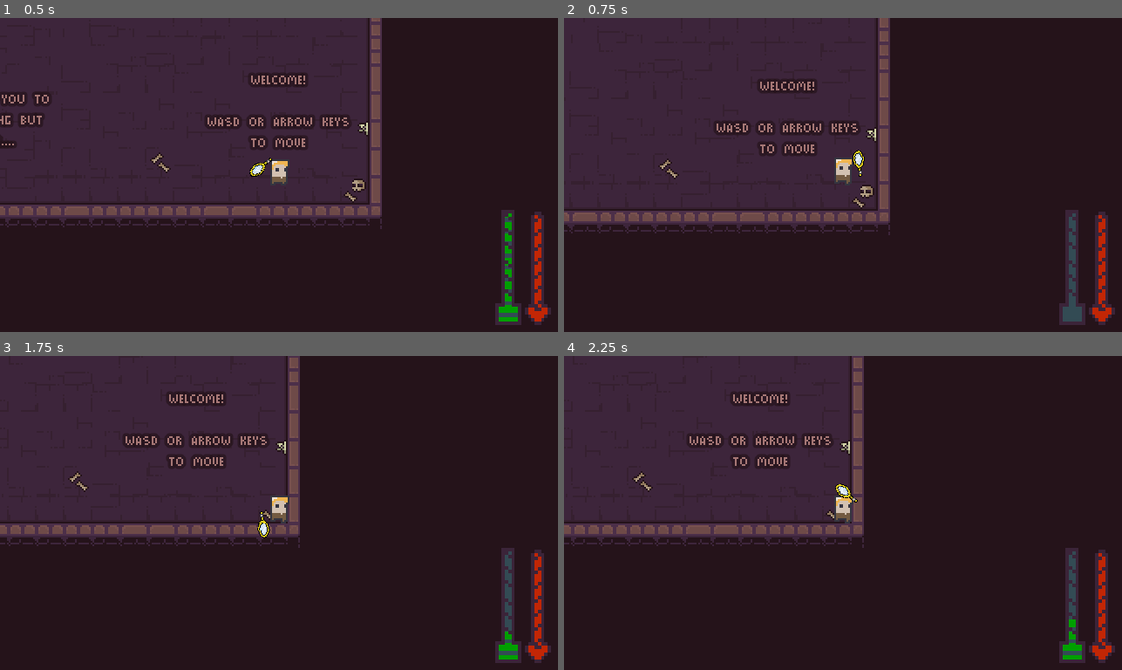
Above: before the commit, frames 1-4 (two rows, left to right).
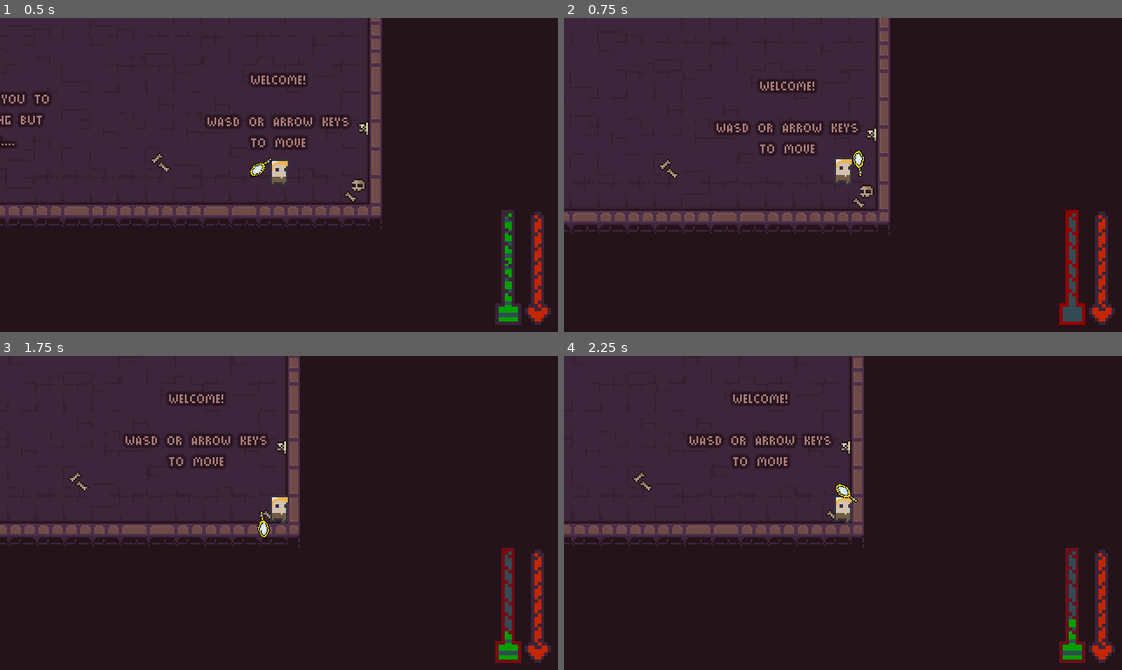
Above: after the commit, the same moments.

Repository: Z3BINI/mirror-attack
Game: Godot game, scene res://scenes/levels/level_1.tscn
Same seed, same stepped clock (60 frames per second), same inputs: the game is played once before the commit and once after it. The project has no main scene, so this scene is started directly.
Inputs (mouse positions are in pixels of both pictures, inside the frame that each line leads up to):
- Up to frame 1 (0.5 s): no input
- Up to frame 2 (0.75 s): tap Enter at 0.5 s; move the mouse to (965, 159) at 0.52 s; hold D (move_right) from 0.53 s (still down); tap F (dash) at 0.6 s
- Up to frame 3 (1.75 s): move the mouse to (167, 528) at 1.27 s; release D (move_right) at 1.28 s; hold S (move_down) from 1.28 s (still down); tap E (interact) at 1.35 s
- Up to frame 4 (2.25 s): move the mouse to (898, 443) at 2.02 s; release S (move_down) at 2.03 s; hold D (move_right) from 2.03 s (still down); hold Shift (sprint) from 2.03 s (still down)

Frame 1 is identical in both runs. In frame 2, 0.6% of the frame differs, in the area x 88-94%, y 61-98%; in frame 3, 0.6%; in frame 4, 0.6%.

Commit message:
Animated ui elements

Diff:
--- a/scenes/UI/life_bar.tscn
+++ b/scenes/UI/life_bar.tscn
@@ -6,6 +6,7 @@
 [node name="LifeBar" type="TextureProgressBar"]
 offset_right = 15.0
 offset_bottom = 65.0
+pivot_offset = Vector2(7, 36)
 value = 10.0
 fill_mode = 3
 nine_patch_stretch = true
--- a/scenes/UI/ui.tscn
+++ b/scenes/UI/ui.tscn
@@ -1,10 +1,86 @@
-[gd_scene load_steps=4 format=3 uid="uid://bxel633n2yjm5"]
+[gd_scene load_steps=10 format=3 uid="uid://bxel633n2yjm5"]
 
 [ext_resource type="Script" path="res://scripts/UI/ui.gd" id="1_hok00"]
 [ext_resource type="PackedScene" uid="uid://egc218mmnhsg" path="res://scenes/UI/life_bar.tscn" id="1_t3x4a"]
 [ext_resource type="PackedScene" uid="uid://hef5o8qxah30" path="res://scenes/UI/nrg_bar.tscn" id="3_l6wce"]
 
-[node name="UI" type="CanvasLayer"]
+[sub_resource type="Animation" id="Animation_uyii3"]
+length = 0.001
+tracks/0/type = "value"
+tracks/0/imported = false
+tracks/0/enabled = true
+tracks/0/path = NodePath("NrgBar:tint_over")
+tracks/0/interp = 1
+tracks/0/loop_wrap = true
+tracks/0/keys = {
+"times": PackedFloat32Array(0),
+"transitions": PackedFloat32Array(1),
+"update": 0,
+"values": [Color(0.231373, 0.141176, 0.223529, 1)]
+}
+
+[sub_resource type="Animation" id="Animation_3d8ye"]
+resource_name = "took_dmg"
+length = 0.166671
+step = 0.0416667
+tracks/0/type = "value"
+tracks/0/imported = false
+tracks/0/enabled = true
+tracks/0/path = NodePath("LifeBar:rotation")
+tracks/0/interp = 1
+tracks/0/loop_wrap = true
+tracks/0/keys = {
+"times": PackedFloat32Array(0, 0.0416667, 0.0833333, 0.125, 0.166667),
+"transitions": PackedFloat32Array(1, 1, 1, 1, 1),
+"update": 0,
+"values": [0.0, -0.0698132, 0.0, 0.0698132, 0.0]
+}
+
+[sub_resource type="AnimationLibrary" id="AnimationLibrary_dp46k"]
+_data = {
+"RESET": SubResource("Animation_uyii3"),
+"took_dmg": SubResource("Animation_3d8ye")
+}
+
+[sub_resource type="Animation" id="Animation_i5ero"]
+resource_name = "stamina_reset"
+length = 0.40001
+loop_mode = 1
+tracks/0/type = "value"
+tracks/0/imported = false
+tracks/0/enabled = true
+tracks/0/path = NodePath("NrgBar:tint_over")
+tracks/0/interp = 1
+tracks/0/loop_wrap = true
+tracks/0/keys = {
+"times": PackedFloat32Array(0, 0.1, 0.2, 0.3, 0.4),
+"transitions": PackedFloat32Array(1, 1, 1, 1, 1),
+"update": 0,
+"values": [Color(0.231373, 0.141176, 0.223529, 1), Color(0.564706, 0, 0, 1), Color(0.231373, 0.141176, 0.223529, 1), Color(0.564706, 0, 0, 1), Color(0.231373, 0.141176, 0.223529, 1)]
+}
+
+[sub_resource type="Animation" id="Animation_nolgd"]
+length = 0.001
+tracks/0/type = "value"
+tracks/0/imported = false
+tracks/0/enabled = true
+tracks/0/path = NodePath("NrgBar:tint_over")
+tracks/0/interp = 1
+tracks/0/loop_wrap = true
+tracks/0/keys = {
+"times": PackedFloat32Array(0),
+"transitions": PackedFloat32Array(1),
+"update": 0,
+"values": [Color(0.231373, 0.141176, 0.223529, 1)]
+}
+
+[sub_resource type="AnimationLibrary" id="AnimationLibrary_gku4f"]
+_data = {
+"RESET": SubResource("Animation_nolgd"),
+"stamina_reset": SubResource("Animation_i5ero")
+}
+
+[node name="UI" type="CanvasLayer" groups=["ui"]]
 script = ExtResource("1_hok00")
 
 [node name="LifeBar" parent="." instance=ExtResource("1_t3x4a")]
@@ -34,3 +110,13 @@
 offset_bottom = -4.0
 grow_horizontal = 0
 grow_vertical = 0
+
+[node name="HpAnimations" type="AnimationPlayer" parent="."]
+libraries = {
+"": SubResource("AnimationLibrary_dp46k")
+}
+
+[node name="NrgAnimations" type="AnimationPlayer" parent="."]
+libraries = {
+"": SubResource("AnimationLibrary_gku4f")
+}
--- a/scenes/levels/level_2.tscn
+++ b/scenes/levels/level_2.tscn
@@ -30,8 +30,9 @@
 layer_0/tile_data = PackedInt32Array(10, 458752, 5, -65526, 458752, 4, -16, 262144, 6, 65520, 327680, 805306374, -13107 …(212 unchanged characters)…
 layer_1/tile_data = PackedInt32Array(393206, 196608, 4, 393207, 131072, 4, 393208, 65536, 4, 393209, 262144, 4, 393210, …(47642 unchanged characters)…
 
-[node name="Player" parent="." instance=ExtResource("2_kl4iw")]
+[node name="Player" parent="." node_paths=PackedStringArray("UI") instance=ExtResource("2_kl4iw")]
 position = Vector2(-249, 2)
+UI = NodePath("../UI")
 
 [node name="DoorCheck" parent="." instance=ExtResource("3_fgfkb")]
 position = Vector2(206, 0)
--- a/scenes/levels/level_5.tscn
+++ b/scenes/levels/level_5.tscn
@@ -6,6 +6,7 @@
 [ext_resource type="PackedScene" uid="uid://pyqf43y8il2l" path="res://scenes/tile_maps/dungeon_tile_map.tscn" id="3_t62ym"]
 [ext_resource type="PackedScene" uid="uid://bl4wfwlb1kwnb" path="res://scenes/player/player.tscn" id="4_lkstx"]
 [ext_resource type="PackedScene" uid="uid://bg0bfcampdd1v" path="res://scenes/components/door_check.tscn" id="5_2seaj"]
+[ext_resource type="PackedScene" uid="uid://bxel633n2yjm5" path="res://scenes/UI/ui.tscn" id="7_jbuq7"]
 
 [sub_resource type="RectangleShape2D" id="RectangleShape2D_sp4tk"]
 size = Vector2(20, 30)
@@ -43,3 +44,5 @@
 shape = SubResource("RectangleShape2D_sp4tk")
 
 [node name="Tutorial" type="Node" parent="."]
+
+[node name="UI" parent="." instance=ExtResource("7_jbuq7")]
--- a/scenes/levels/level_7.tscn
+++ b/scenes/levels/level_7.tscn
@@ -8,6 +8,7 @@
 [ext_resource type="PackedScene" uid="uid://dryr8o4sbpub4" path="res://scenes/enemies/enemy_2.tscn" id="3_rht4i"]
 [ext_resource type="PackedScene" uid="uid://eor44nhytt4i" path="res://scenes/enemies/enemy_3.tscn" id="4_5xdrv"]
 [ext_resource type="PackedScene" uid="uid://bg0bfcampdd1v" path="res://scenes/components/door_check.tscn" id="4_brpgg"]
+[ext_resource type="PackedScene" uid="uid://bxel633n2yjm5" path="res://scenes/UI/ui.tscn" id="9_1rv21"]
 
 [sub_resource type="RectangleShape2D" id="RectangleShape2D_sp4tk"]
 size = Vector2(25, 29)
@@ -57,3 +58,5 @@
 shape = SubResource("RectangleShape2D_sp4tk")
 
 [node name="Tutorial" type="Node" parent="."]
+
+[node name="UI" parent="." instance=ExtResource("9_1rv21")]
--- a/scripts/UI/ui.gd
+++ b/scripts/UI/ui.gd
@@ -1,12 +1,17 @@
 extends CanvasLayer
 
-
-# Called when the node enters the scene tree for the first time.
-func _ready():
-	pass # Replace with function body.
-
+@onready var hp_animations : AnimationPlayer = $HpAnimations
+@onready var nrg_animations : AnimationPlayer = $NrgAnimations
 
 # Called every frame. 'delta' is the elapsed time since the previous frame.
 func _process(delta):
 	$LifeBar.value = PlayerStats.hp * 100 / PlayerStats.MAX_HP
 	$NrgBar.value = PlayerStats.stamina * 100 / PlayerStats.MAX_STAMINA
+
+
+func took_dmg():
+	hp_animations.play("took_dmg")
+
+func stamina_exhausted(status):
+	if !status: nrg_animations.stop()
+	else: nrg_animations.play("stamina_reset")
--- a/scripts/player/player.gd
+++ b/scripts/player/player.gd
@@ -8,6 +8,7 @@
 @export var DASH_COST : int = 2
 @export var MAX_STAMINA : float = 4
 @export var HP : float = 10
+@export var UI : CanvasLayer
 
 var current_speed : float
 var current_stamina : float
@@ -18,6 +19,7 @@
 var dead : bool = false
 
 func _ready():
+	UI = get_tree().get_first_node_in_group("ui")
 	animation_player = $AnimationPlayer
 	current_speed = MAX_WALK_SPEED
 	current_stamina = MAX_STAMINA
@@ -86,8 +88,11 @@
 	if dead: return
 	if velocity.x != 0: $PlayerSpriteSheet.flip_h = (velocity.x < 0)
 
+	UI.stamina_exhausted(fatigued)
+
 	if took_dmg:
 			animation_player.play("took_dmg")
+			UI.took_dmg()
 			await animation_player.animation_finished
 			took_dmg = false
 
@@ -100,5 +105,9 @@
 func die():
 	if !dead:
 		dead = true
+		UI.took_dmg()
+		UI.stamina_exhausted(false)
+		animation_player.play("took_dmg")
+		await animation_player.animation_finished
 		$HandPos.queue_free()
 		animation_player.play("die")
Not shown: 1 places in scenes/levels/level_5.tscn that only renumber resources
Not shown: 1 places in scenes/levels/level_7.tscn that only renumber resources
